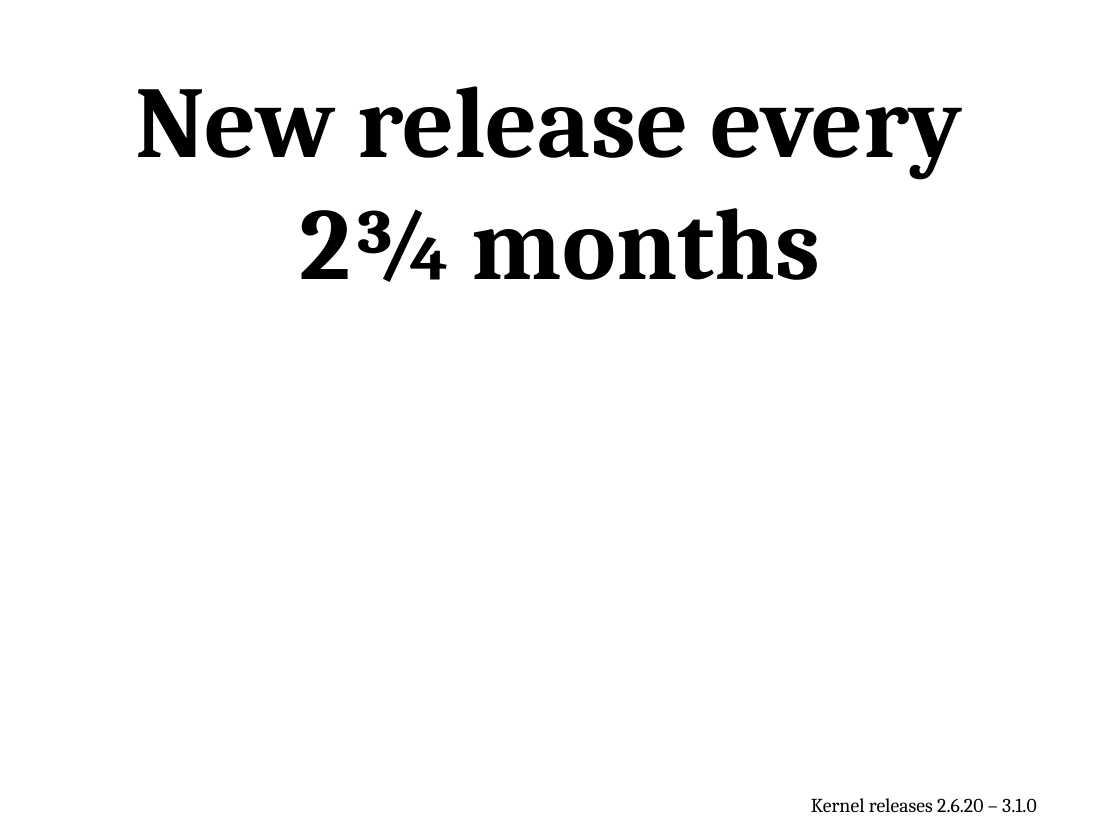
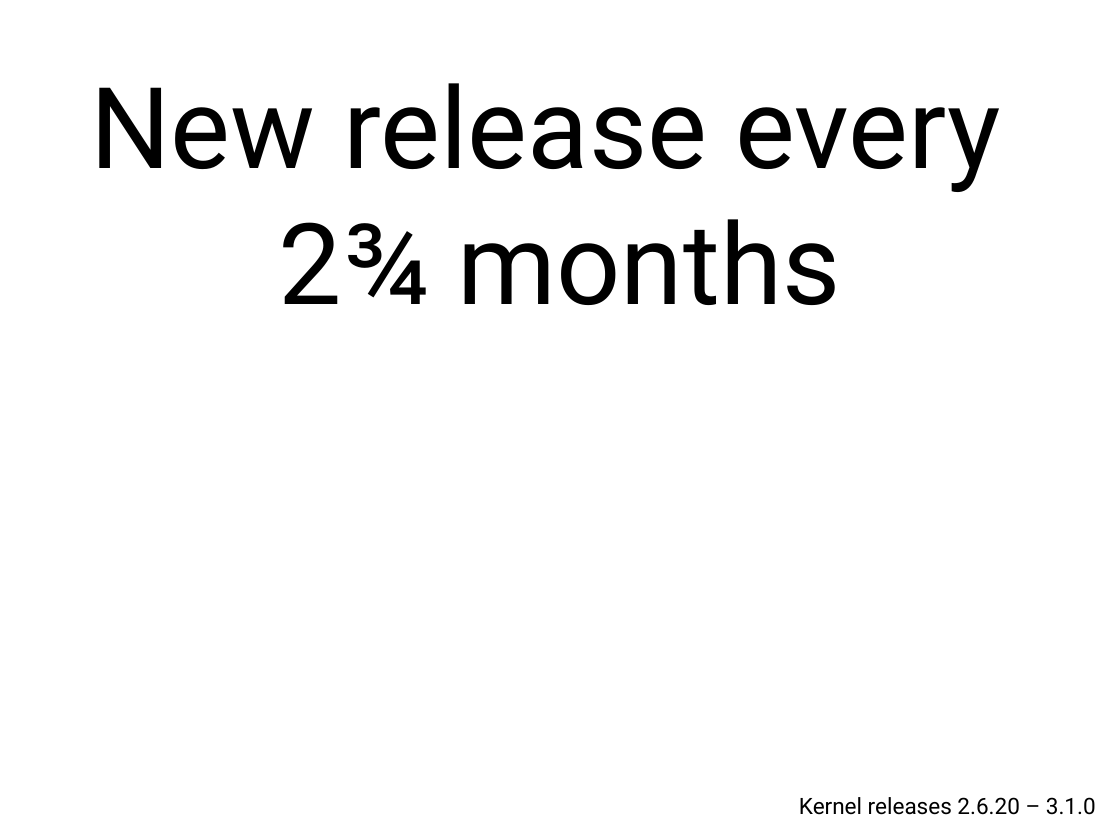
Before and after one commit to gregkh/kernel-development, a slide deck: slide 19 of kernel-development.odp. Drawn at 1120x840 pixels with LibreOffice and Linux fonts; fonts in the diff are those of the drawing; background and template pictures are left out. Boxes give left, top, right and bottom in pixels: in the first picture for what was removed or moved away, otherwise in the second. Text is boxed around its words. In the diff, an @@ line names an element or a change of style, - is before the commit and + after.

Commit message:
use "Bitter" font, much nicer

```diff
--- a/kernel-development.odp
+++ b/kernel-development.odp
@@ text "New release every": place and size @@
-text "New release every" at (135, 86, 962, 282)
+text "New release every" at (90, 83, 1000, 305)
@@ text "New release every" at (90, 83, 1000, 305): size 72 to 80 pt, font Cambria to Roboto, bold off @@
@@ text "Kernel releases 2.6.20 – 3.1.0": place and size @@
-text "Kernel releases 2.6.20 – 3.1.0" at (811, 798, 1037, 812)
+text "Kernel releases 2.6.20 – 3.1.0" at (799, 797, 1096, 815)
@@ text "Kernel releases 2.6.20 – 3.1.0" at (799, 797, 1096, 815): size 14 to 16 pt, font Cambria to Roboto @@
```
Also in this commit, not shown: 29 other slides changed.
